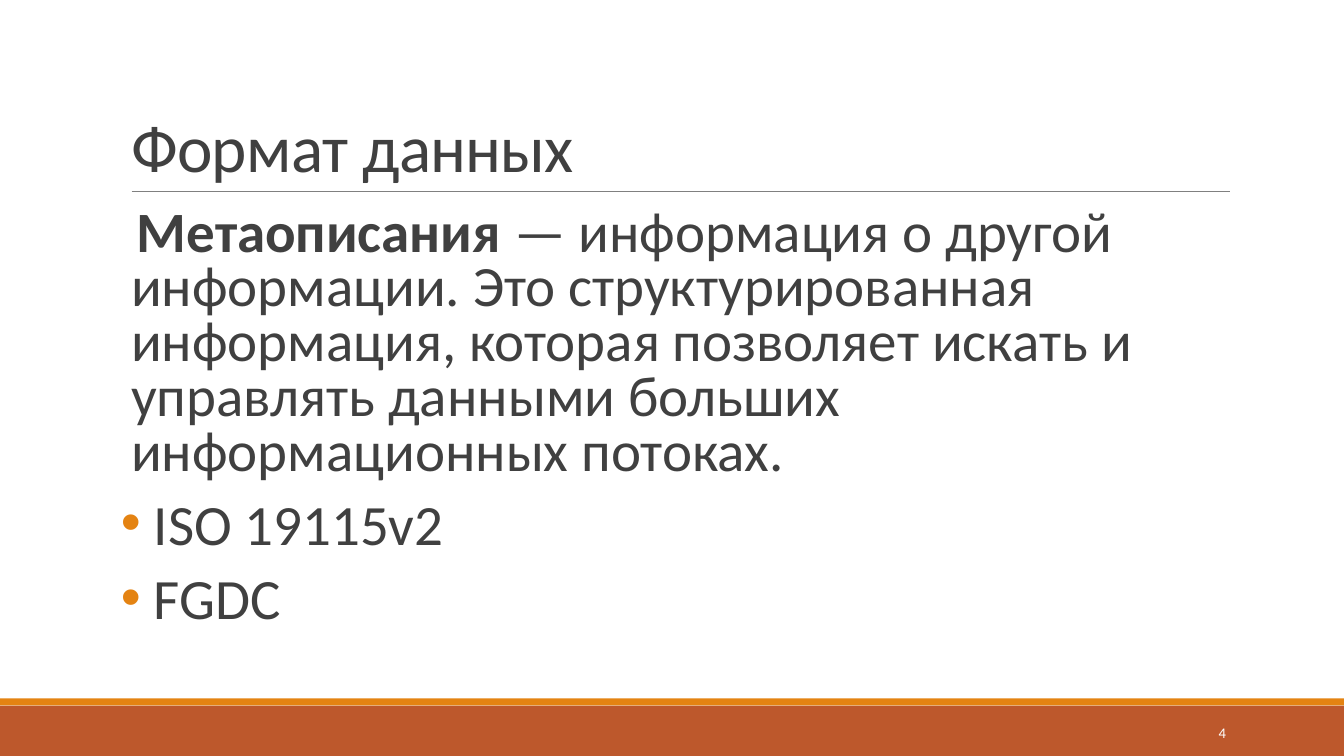
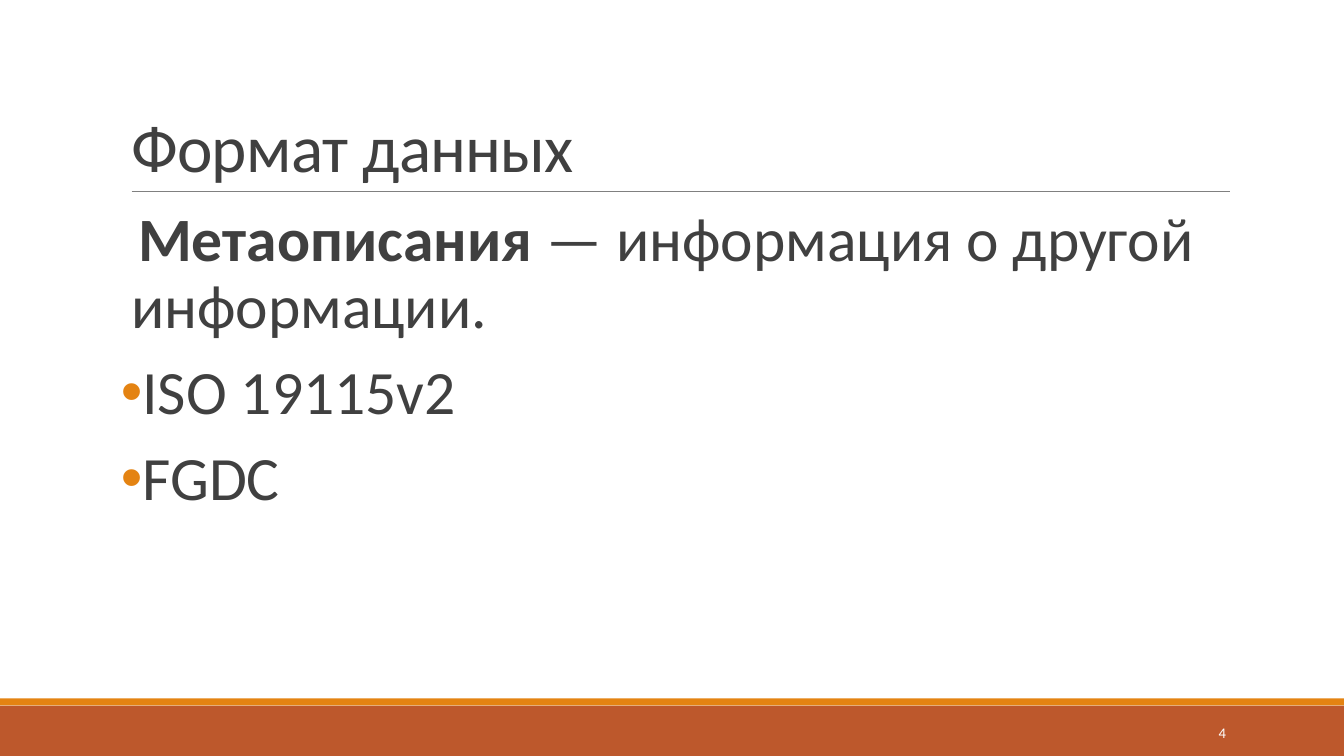
Before and after one commit to J-CITY/METADATA-EXTRACTOR, a slide deck: slide 4 of report.pptx. Drawn at 1344x756 pixels with LibreOffice and Linux fonts; fonts in the diff are those of the drawing. Boxes give left, top, right and bottom in pixels: in the first picture for what was removed or moved away, otherwise in the second. Text is boxed around its words. In the diff, an @@ line names an element or a change of style, - is before the commit and + after.

```diff
--- a/report.pptx
+++ b/report.pptx
@@ text at (x1=131, y1=219, x2=1194, y2=338): text changed; size 40.7 to 44 pt @@
-  Метаописания — информация о другой информации. Это структурированная информация, которая позволяет искать и управлять данными больших информационных потоках.
+  Метаописания — информация о другой информации.
@@ text at (x1=143, y1=374, x2=456, y2=501): size 40.7 to 44 pt in "ISO 19115v2", "FGDC"; line spacing 0.8 to 0.9 @@
```
Also in this commit, not shown: 2 other slides changed, 4 slides added, 2 other files.
